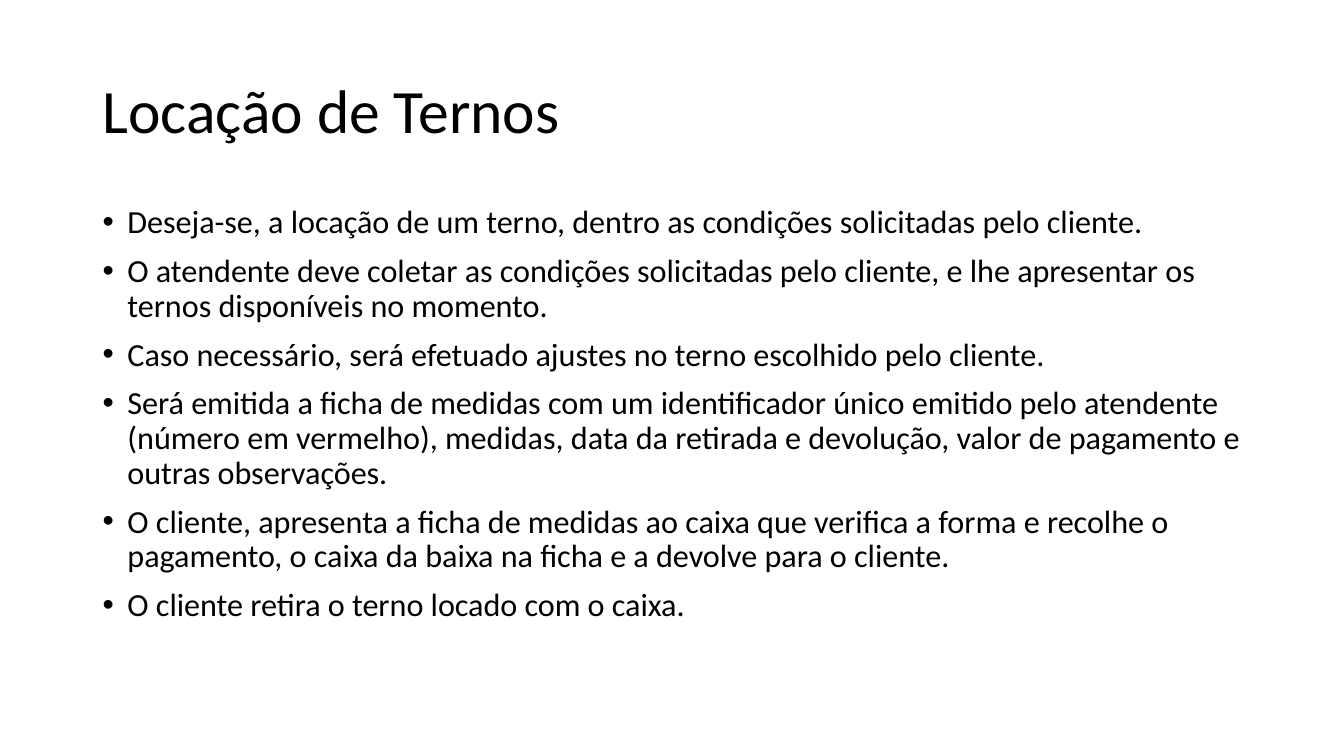
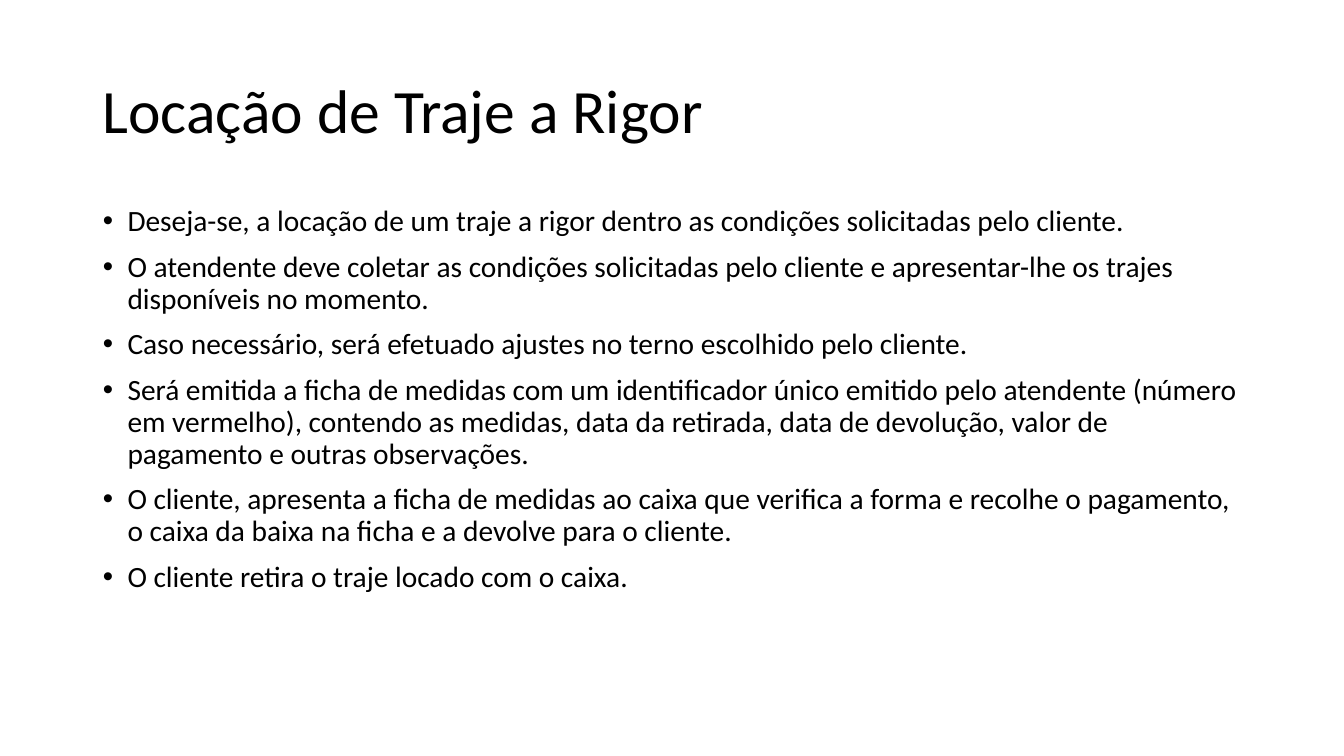
Before and after one commit to grupopenelopechavosa/OPE---Faculdade-Impacta, a slide deck: slide 1 of 15 - Arquitetura de Negócio para cada Cenário.pptx. Drawn at 1344x756 pixels with LibreOffice and Linux fonts; fonts in the diff are those of the drawing. Boxes give left, top, right and bottom in pixels: in the first picture for what was removed or moved away, otherwise in the second. Text is boxed around its words. In the diff, an @@ line names an element or a change of style, - is before the commit and + after.

```diff
--- a/15 - Arquitetura de Negócio para cada Cenário.pptx
+++ b/15 - Arquitetura de Negócio para cada Cenário.pptx
@@ text at (x1=102, y1=90, x2=703, y2=144): text changed @@
-Locação de Ternos
+Locação de Traje a Rigor
@@ text at (x1=128, y1=210, x2=1173, y2=314): text changed; size 23 to 21 pt @@
-• Deseja-se, a locação de um terno, dentro as condições solicitadas pelo cliente.
-• O atendente deve coletar as condições solicitadas pelo cliente, e lhe apresentar os ternos disponíveis no momento.
+• Deseja-se, a locação de um traje a rigor dentro as condições solicitadas pelo cliente.
+• O atendente deve coletar as condições solicitadas pelo cliente e apresentar-lhe os trajes disponíveis no momento.
@@ text at (x1=128, y1=333, x2=1230, y2=546): size 23 to 21 pt in "Caso necessário, será efetuado ajustes no terno ...", "O cliente, apresenta a ficha de medidas ..."; indent changed @@
@@ text at (x1=128, y1=378, x2=1236, y2=469): text changed; size 23 to 21 pt @@
-• Será emitida a ficha de medidas com um identificador único emitido pelo atendente (número em vermelho), medidas, data da retirada e devolução, valor de pagamento e outras observações.
+• Será emitida a ficha de medidas com um identificador único emitido pelo atendente (número em vermelho), contendo as medidas, data da retirada, data de devolução, valor de pagamento e outras observações.
@@ text at (x1=128, y1=566, x2=628, y2=592): text changed; size 23 to 21 pt @@
-• O cliente retira o terno locado com o caixa.
+• O cliente retira o traje locado com o caixa.
```
Also in this commit, not shown: 4 other slides changed, 1 slide added, 7 other files.
